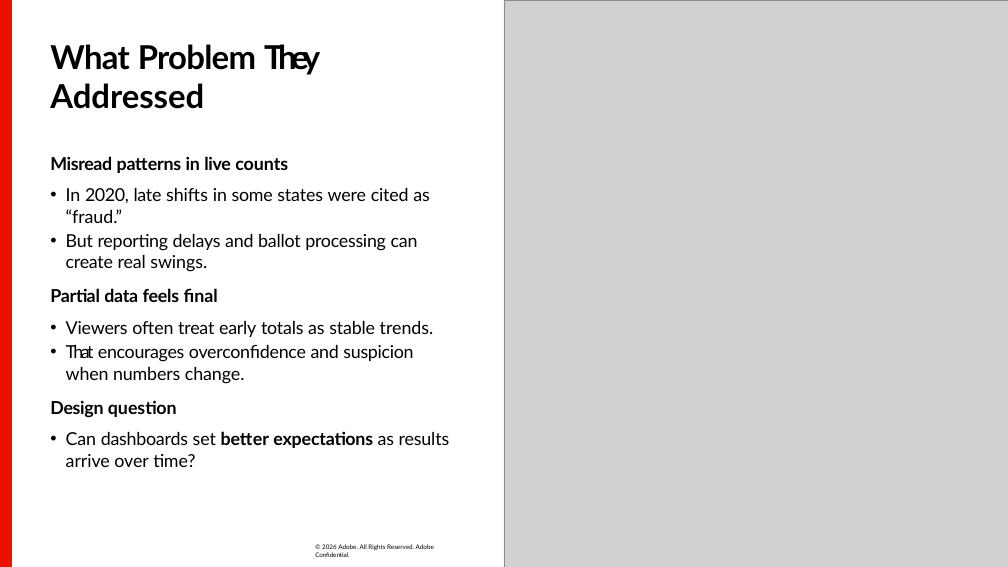
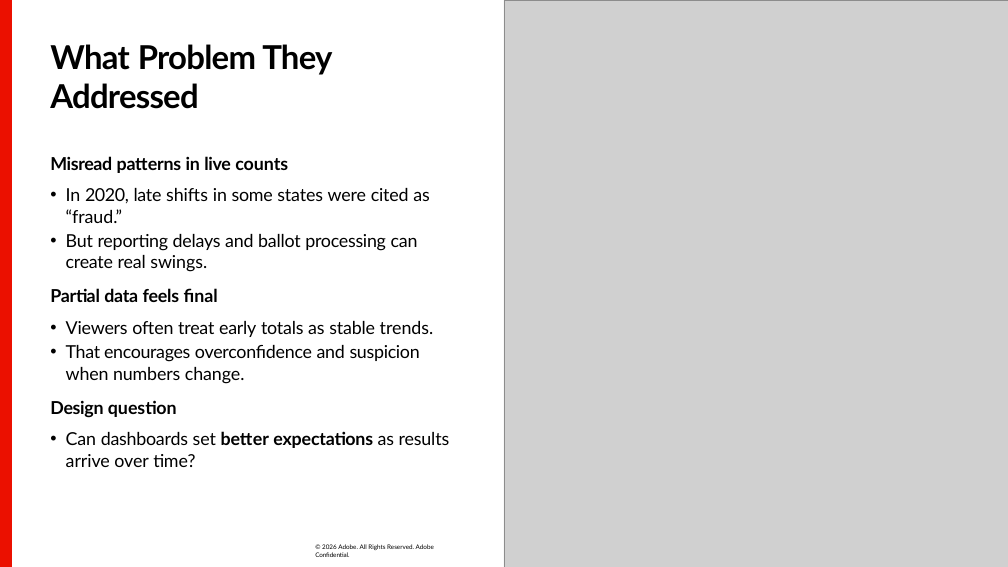
Before and after one commit to mandicai/rehearsal_mvp_kg, a slide deck: slide 6 of presentation-examples/election/Designing Election Dashboards Trust.pptx. Drawn at 1008x567 pixels with LibreOffice and Linux fonts; fonts in the diff are those of the drawing; grey boxes stand for pictures; background and template pictures are left out. Boxes give left, top, right and bottom in pixels: in the first picture for what was removed or moved away, otherwise in the second. Text is boxed around its words. In the diff, an @@ line names an element or a change of style, - is before the commit and + after.

```diff
--- a/presentation-examples/election/Designing Election Dashboards Trust.pptx
+++ b/presentation-examples/election/Designing Election Dashboards Trust.pptx
@@ title "What Problem They Addressed" at [50,44,332,109]: letter spacing -7.8 to -1.1 pt in "They"; letter spacing -0.1 to -1.1 pt in "Addressed" @@
@@ text at [66,345,420,383]: letter spacing -3.8 to -0.5 pt in "That" @@
```
Also in this commit, not shown: 13 other slides changed, 13 other files.
